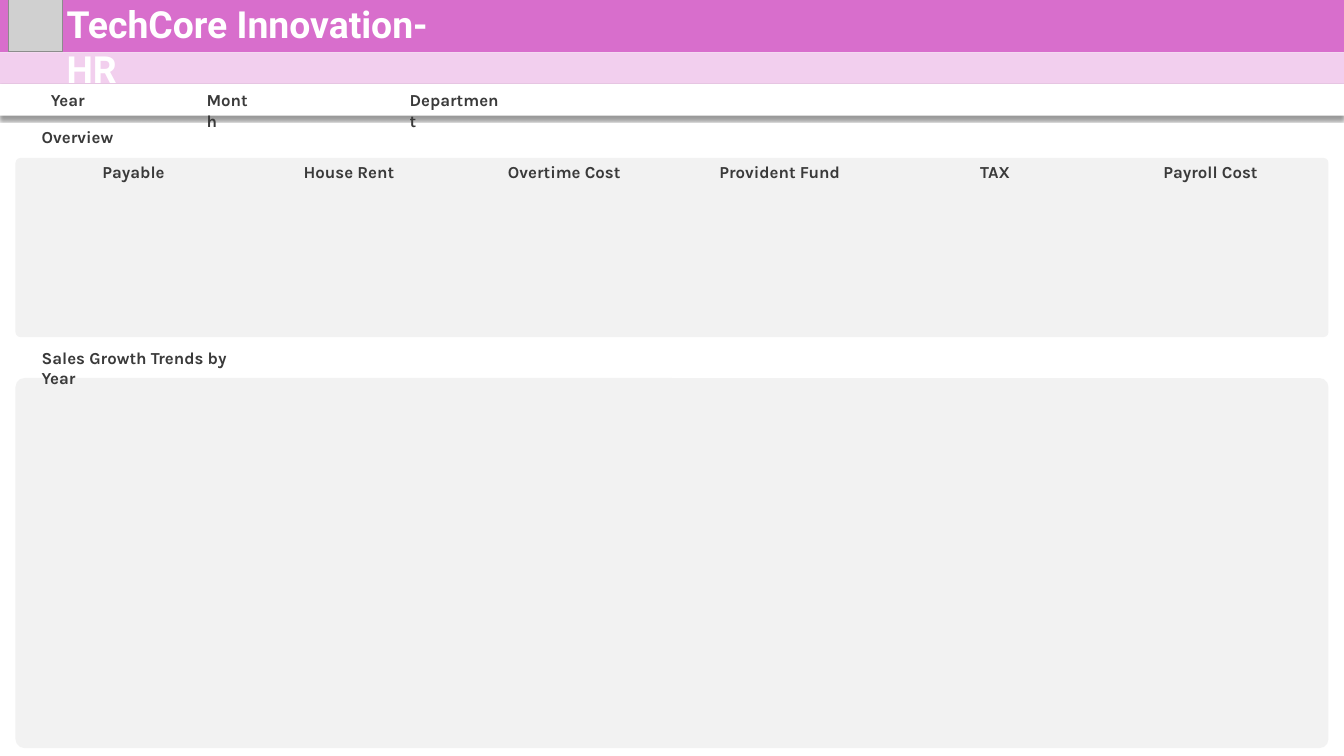
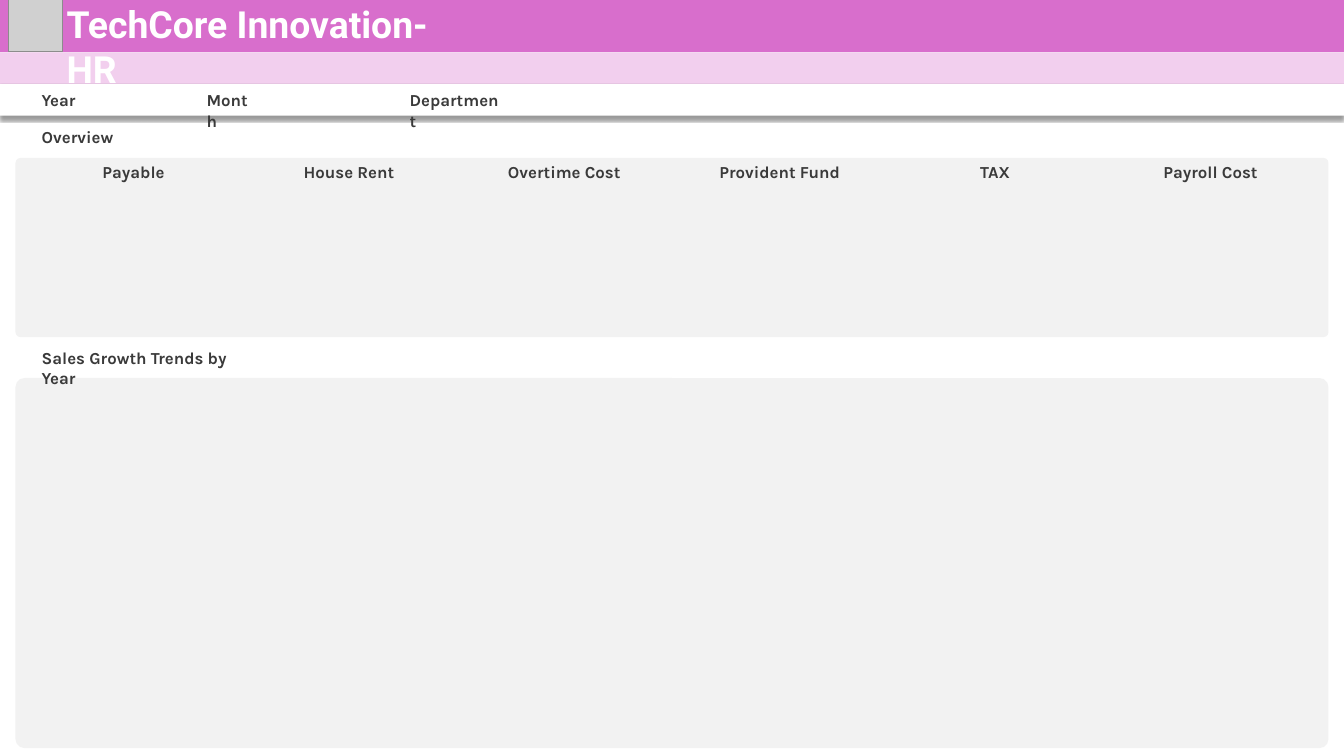
Before and after one commit to mmrnayan/HR-Analysis, a slide deck: slide 15 of bk/0bk.pptx. Drawn at 1344x756 pixels with LibreOffice and Linux fonts; fonts in the diff are those of the drawing; grey boxes stand for pictures. Boxes give left, top, right and bottom in pixels: in the first picture for what was removed or moved away, otherwise in the second. Text is boxed around its words. In the diff, an @@ line names an element or a change of style, - is before the commit and + after.

```diff
--- a/bk/0bk.pptx
+++ b/bk/0bk.pptx
@@ text "Year": place and size @@
-text "Year" at (51, 95, 85, 106)
+text "Year" at (42, 95, 76, 106)
```
Also in this commit, not shown: 14 slides added, 36 other files.
